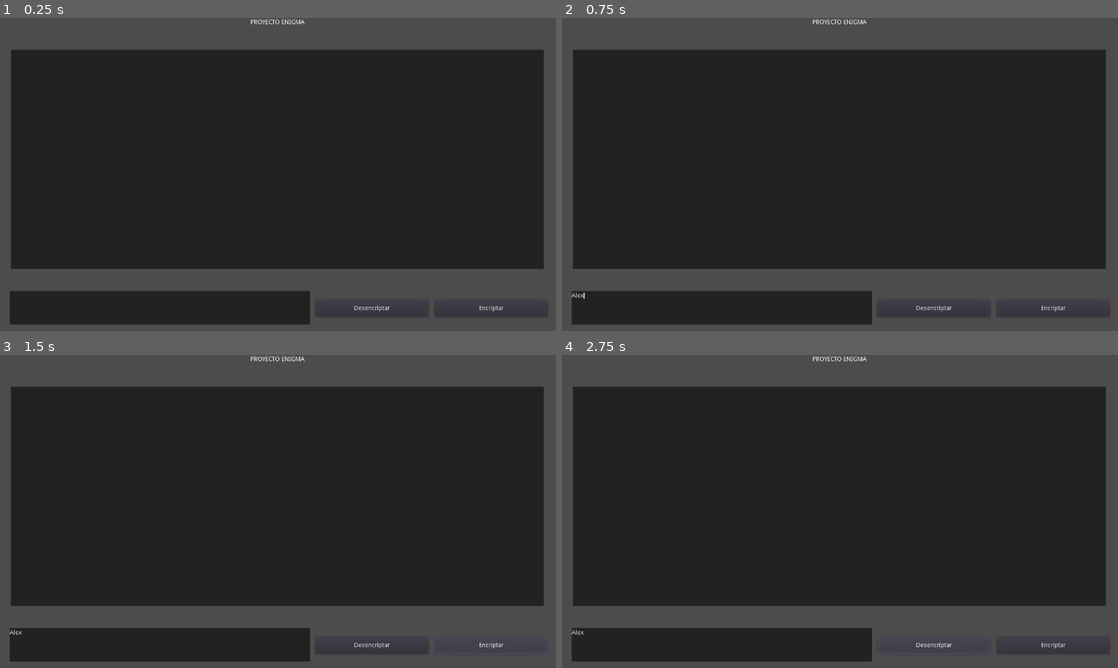
Above: before the commit, frames 1-4 (two rows, left to right).
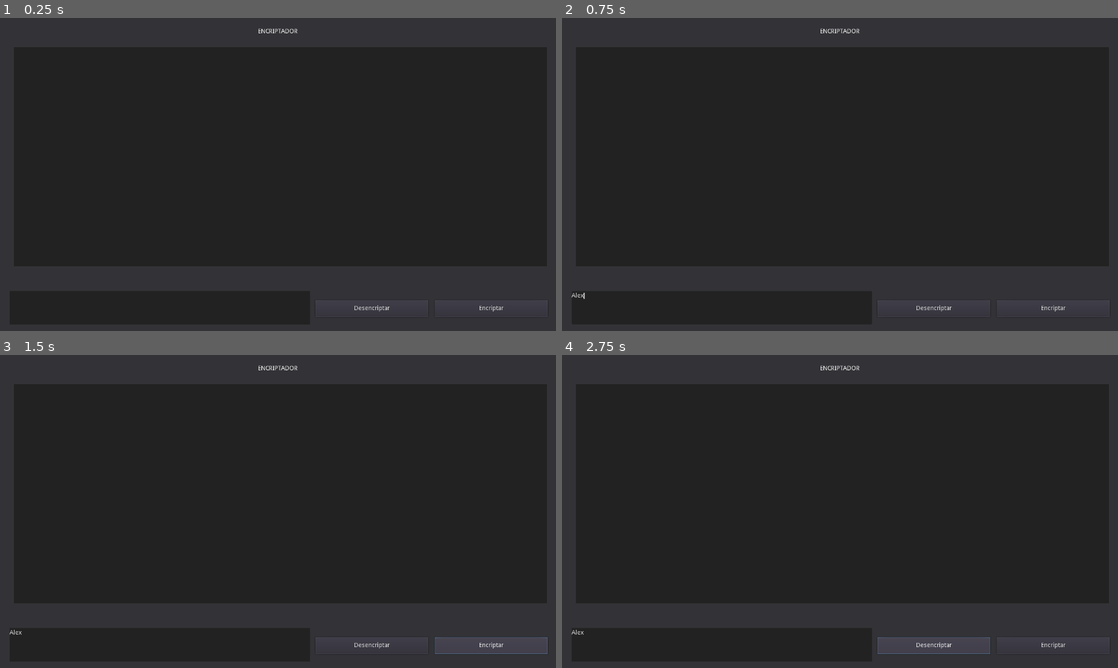
Above: after the commit, the same moments.

Repository: GuillermoHS/RepoPrueba
Game: Godot game, scene res://Interfaz.tscn
Same seed, same stepped clock (60 frames per second), same inputs: the game is played once before the commit and once after it.
Inputs (mouse positions are in pixels of both pictures, inside the frame that each line leads up to):
- Up to frame 1 (0.25 s): no input
- Up to frame 2 (0.75 s): click (723, 309) at 0.52 s; type "Alex" at 0.6 s
- Up to frame 3 (1.5 s): click "Encriptar" at 1.25 s
- Up to frame 4 (2.75 s): click "Desencriptar" at 2 s

The runs differ from the first frame. In frame 1, 24% of the frame differs, in the area x 0-100%, y 0-100%; in frame 2, 24%; in frame 3, 24%; in frame 4, 24%.

Commit message:
Nueva interfaz

Diff:
--- a/Interfaz.tscn
+++ b/Interfaz.tscn
@@ -9,15 +9,17 @@
 [node name="CanvasLayer" type="CanvasLayer"]
 
 [node name="Titulo" type="Label" parent="."]
-anchor_right = 0.999
+light_mask = 0
+anchor_right = 1.0
 anchor_bottom = 1.0
-margin_left = 1.0
+margin_top = 22.0
 margin_right = 0.279907
-margin_bottom = -700.0
+margin_bottom = -678.947
 custom_colors/font_color = Color( 1, 1, 1, 1 )
-text = "PROYECTO ENIGMA"
+text = "ENCRIPTADOR"
 align = 1
 valign = 1
+percent_visible = -0.0909091
 __meta__ = {
 "_edit_use_anchors_": false
 }
@@ -49,10 +51,10 @@
 [node name="RichTextLabel" type="RichTextLabel" parent="."]
 anchor_right = 1.0
 anchor_bottom = 1.0
-margin_left = 24.6396
-margin_top = 73.0
-margin_right = -28.3604
-margin_bottom = -143.0
+margin_left = 32.3958
+margin_top = 67.4598
+margin_right = -20.6041
+margin_bottom = -148.54
 custom_styles/normal = SubResource( 1 )
 scroll_following = true
 __meta__ = {
@@ -70,3 +72,15 @@
 __meta__ = {
 "_edit_use_anchors_": false
 }
+
+[node name="ParallaxBackground" type="ParallaxBackground" parent="."]
+
+[node name="ColorRect" type="ColorRect" parent="ParallaxBackground"]
+margin_left = -14.1694
+margin_top = -7.0
+margin_right = 1287.83
+margin_bottom = 738.0
+color = Color( 0.203922, 0.203922, 0.219608, 1 )
+__meta__ = {
+"_edit_use_anchors_": false
+}
